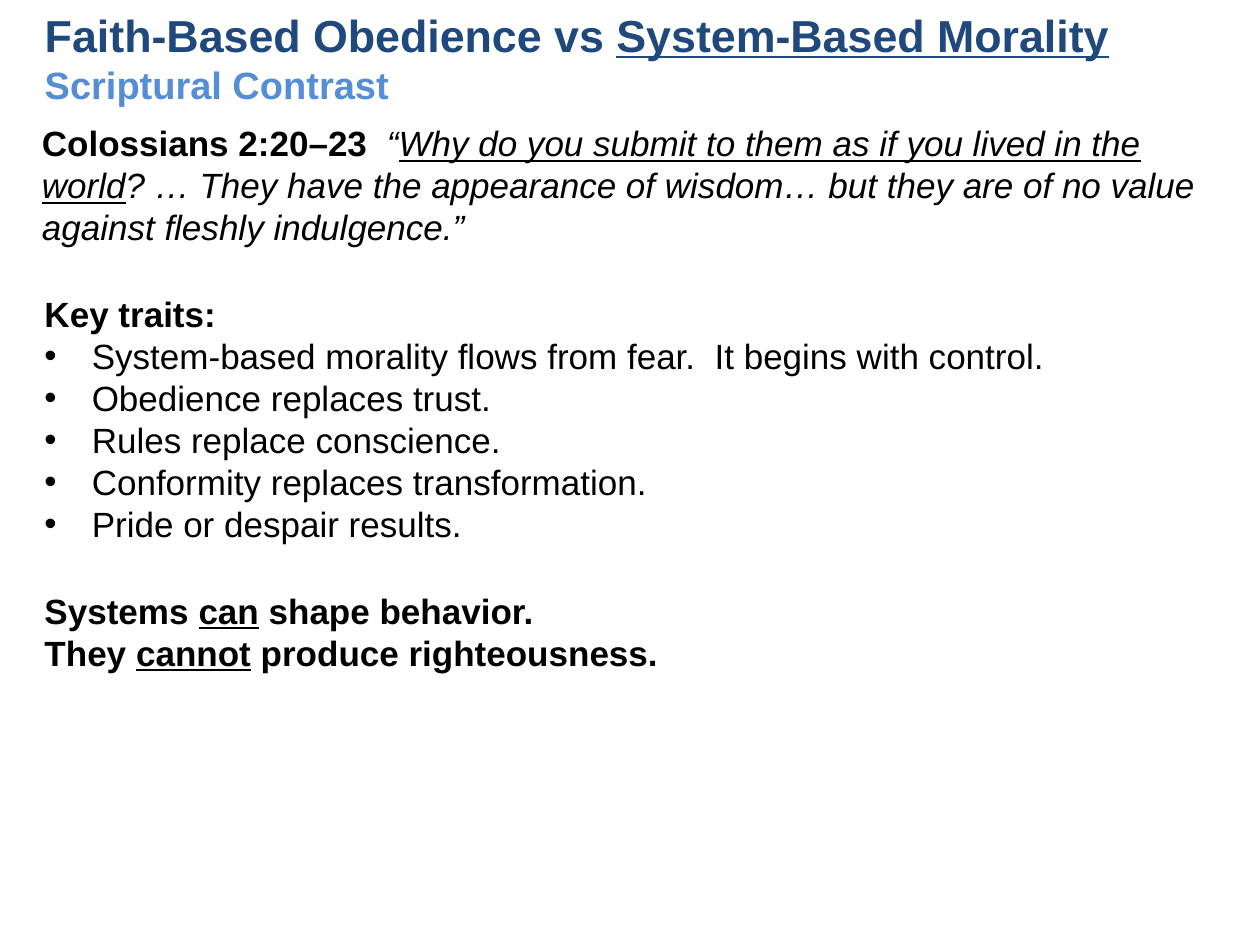
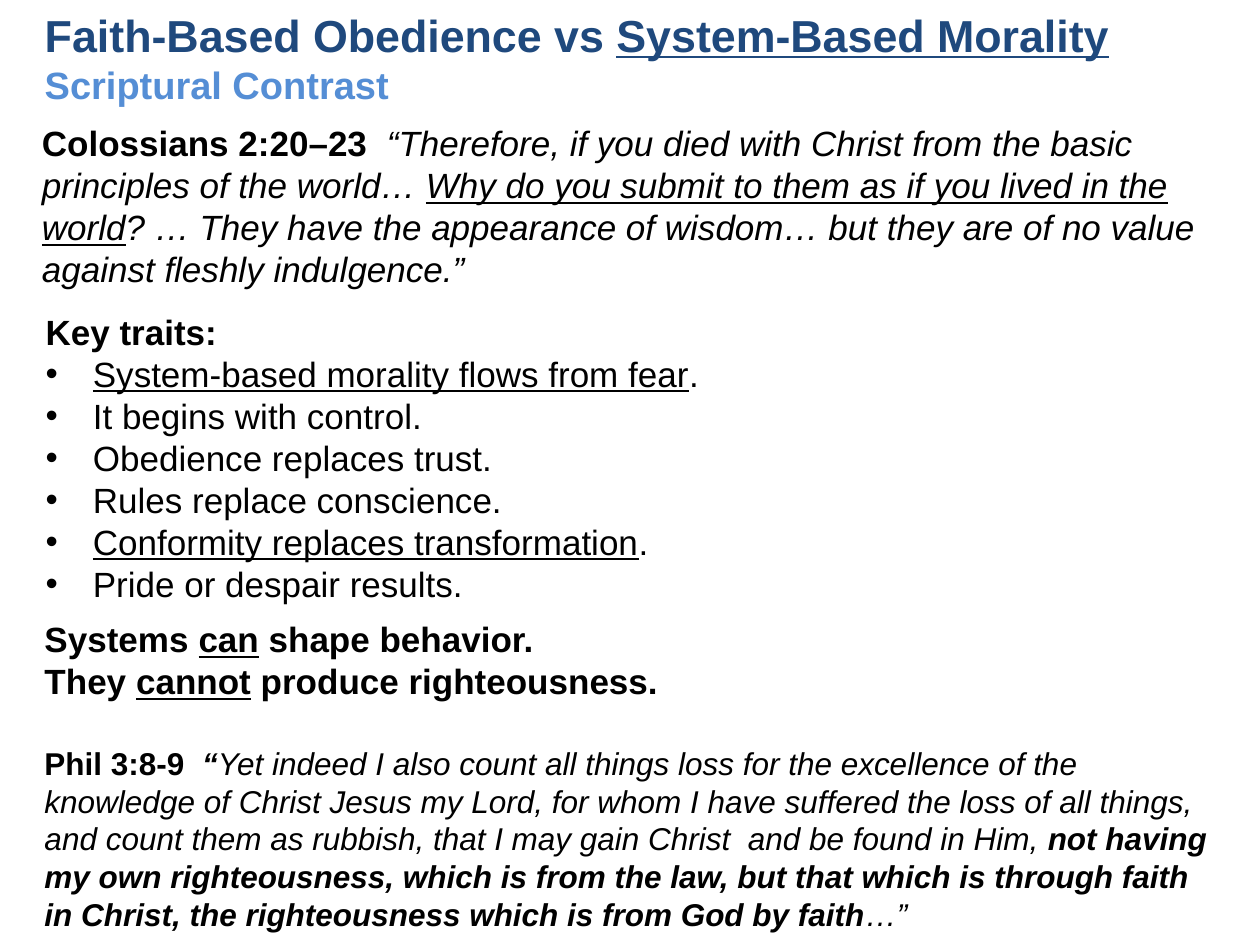
Before and after one commit to UsefulEngines/EvangelismPublic, a slide deck: slide 7 of 2026-Q1/Righteousness3/2026-01-18-Righteous-3.pptx. Drawn at 1260x945 pixels with LibreOffice and Linux fonts; fonts in the diff are those of the drawing. Boxes give left, top, right and bottom in pixels: in the first picture for what was removed or moved away, otherwise in the second. Text is boxed around its words. In the diff, an @@ line names an element or a change of style, - is before the commit and + after.

```diff
--- a/2026-Q1/Righteousness3/2026-01-18-Righteous-3.pptx
+++ b/2026-Q1/Righteousness3/2026-01-18-Righteous-3.pptx
@@ text at (42,130,1195,289): text changed @@
-Colossians 2:20–23 “Why do you submit to them as if you lived in the world? … They have the appearance of wisdom… but they are of no value against fleshly indulgence.”
+Colossians 2:20–23 “Therefore, if you died with Christ from the basic principles of the world… Why do you submit to them as if you lived in the world? … They have the appearance of wisdom… but they are of no value against fleshly indulgence.”
@@ text "Key traits:": place and size @@
-text "Key traits:" at (44,301,1044,544)
+text "Key traits:" at (46,319,699,604)
@@ text at (93,361,699,435): text changed @@
-• System-based morality flows from fear. It begins with control.
+• System-based morality flows from fear.
+• It begins with control.
@@ text at (93,529,648,561): underline on in "Conformity replaces transformation." @@
@@ text "Systems can shape behavior.": place and size @@
-text "Systems can shape behavior." at (44,598,658,672)
+text "Systems can shape behavior." at (44,626,1206,932)
@@ text at (44,752,1206,932): paragraph added @@
+Phil 3:8-9 “Yet indeed I also count all things loss for the excellence of the knowledge of Christ Jesus my Lord, for whom I have suffered the loss of all things, and count them as rubbish, that I may gain Christ and be found in Him, not having my own righteousness, which is from the law, but that which is through faith in Christ, the righteousness which is from God by faith…”
```
Also in this commit, not shown: 8 other slides changed, 1 slide removed, 1 other file.
